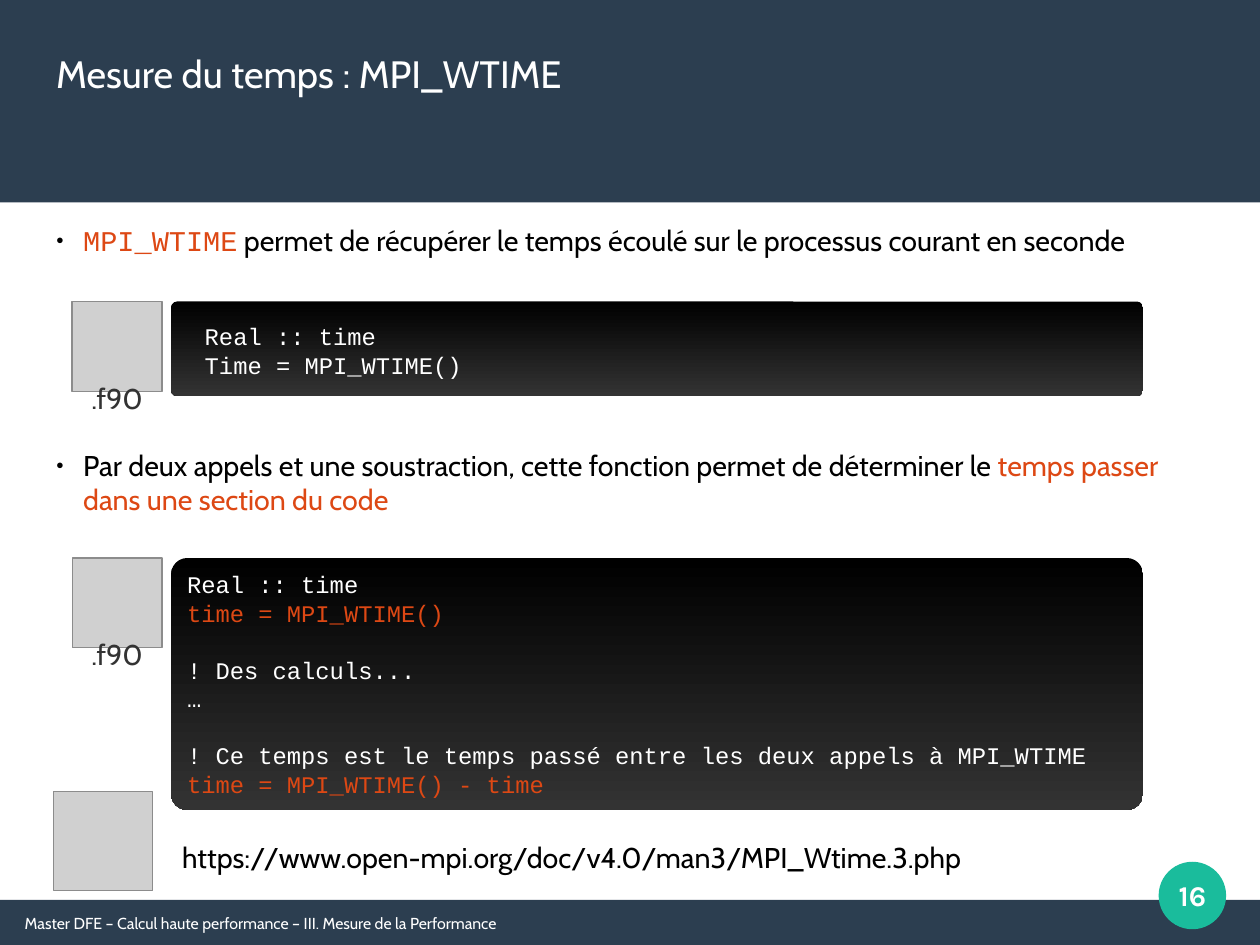
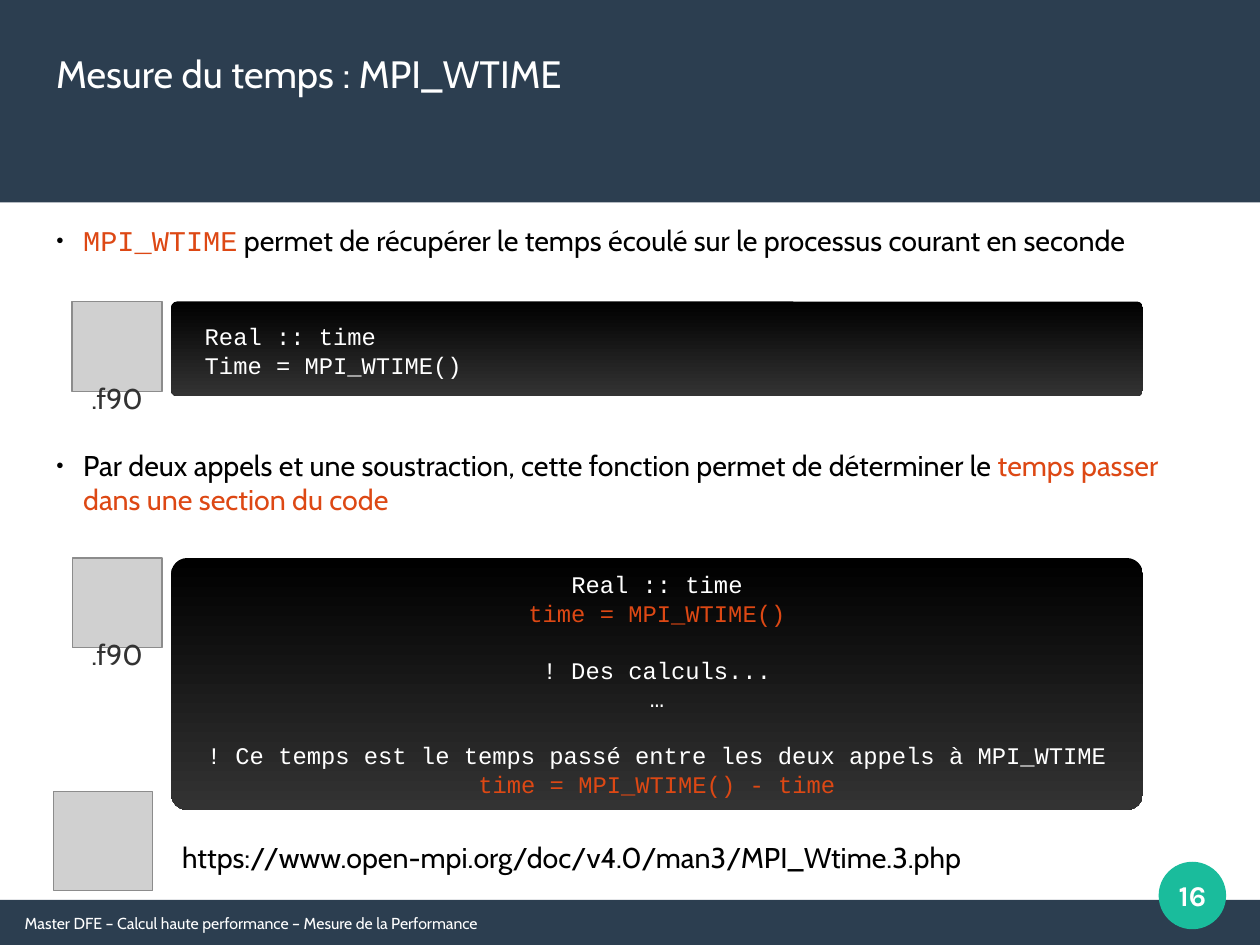
Before and after one commit to Maison-de-la-Simulation/HPC-DFE-Paris-Saclay, a slide deck: slide 16 of support/mesure_performance.odp. Drawn at 1260x945 pixels with LibreOffice and Linux fonts; fonts in the diff are those of the drawing; grey boxes stand for pictures. Boxes give left, top, right and bottom in pixels: in the first picture for what was removed or moved away, otherwise in the second. Text is boxed around its words. In the diff, an @@ line names an element or a change of style, - is before the commit and + after.

Commit message:
Update slides about performance and good practice

```diff
--- a/support/mesure_performance.odp
+++ b/support/mesure_performance.odp
@@ rounded rectangle "Real :: time" at (x1=172, y1=558, x2=1143, y2=810): alignment left to centre @@
@@ text at (x1=25, y1=917, x2=477, y2=933): text changed @@
-Master DFE – Calcul haute performance – III. Mesure de la Performance
+Master DFE – Calcul haute performance – Mesure de la Performance
```
Also in this commit, not shown: 15 other slides changed, 3 other files.
